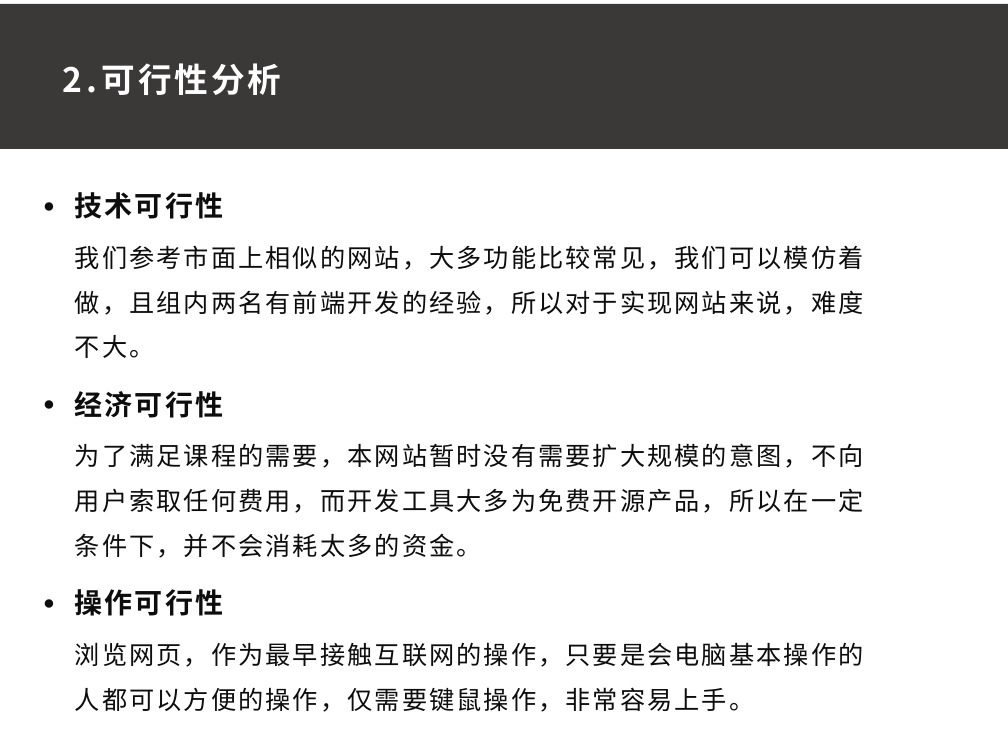
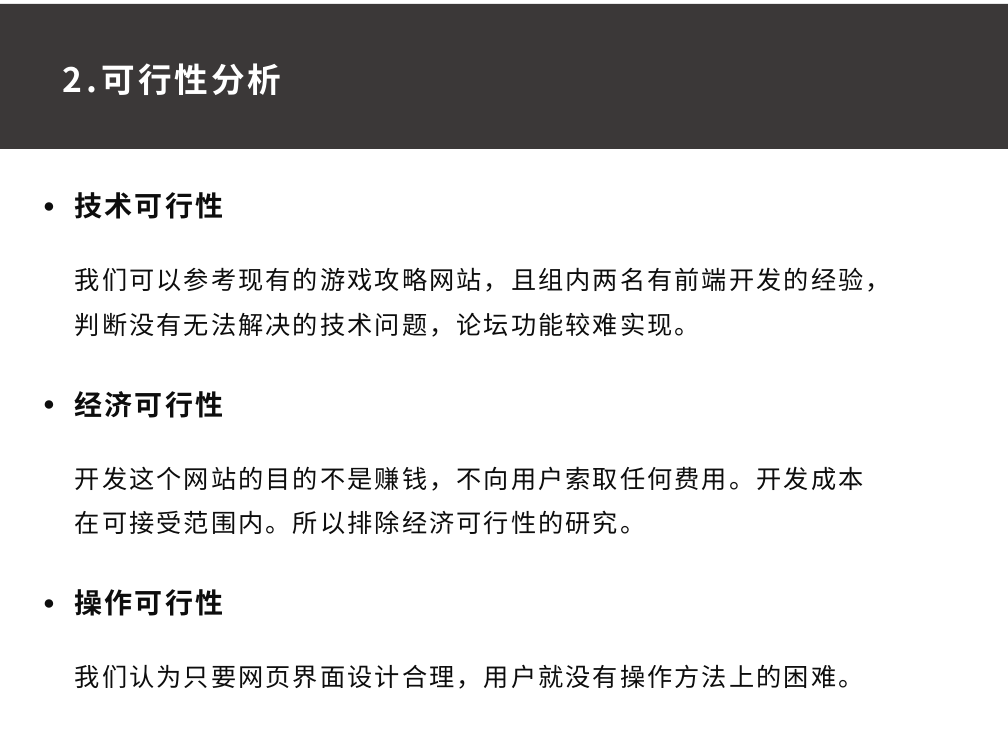
Before and after one commit to ConstanTWT/SE2020-G01, a slide deck: slide 9 of 项目计划书/G01小组项目计划PPT0.4.pptx. Drawn at 1008x756 pixels with LibreOffice and Linux fonts; fonts in the diff are those of the drawing. Boxes give left, top, right and bottom in pixels: in the first picture for what was removed or moved away, otherwise in the second. Text is boxed around its words. In the diff, an @@ line names an element or a change of style, - is before the commit and + after.

```diff
--- a/项目计划书/G01小组项目计划PPT0.4.pptx
+++ b/项目计划书/G01小组项目计划PPT0.4.pptx
@@ text at bbox=[75, 267, 891, 337]: text changed @@
-我们参考市面上相似的网站，大多功能比较常见，我们可以模仿着做，且组内两名有前端开发的经验，所以对于实现网站来说，难度不大。
+我们可以参考现有的游戏攻略网站，且组内两名有前端开发的经验，判断没有无法解决的技术问题，论坛功能较难实现。
@@ text at bbox=[75, 466, 864, 534]: text changed @@
-为了满足课程的需要，本网站暂时没有需要扩大规模的意图，不向用户索取任何费用，而开发工具大多为免费开源产品，所以在一定条件下，并不会消耗太多的资金。
+开发这个网站的目的不是赚钱，不向用户索取任何费用。开发成本在可接受范围内。所以排除经济可行性的研究。
@@ text at bbox=[75, 664, 864, 689]: text changed @@
-浏览网页，作为最早接触互联网的操作，只要是会电脑基本操作的人都可以方便的操作，仅需要键鼠操作，非常容易上手。
+我们认为只要网页界面设计合理，用户就没有操作方法上的困难。
```
Also in this commit, not shown: 2 other slides changed, 1 slide removed, 2 other files.
